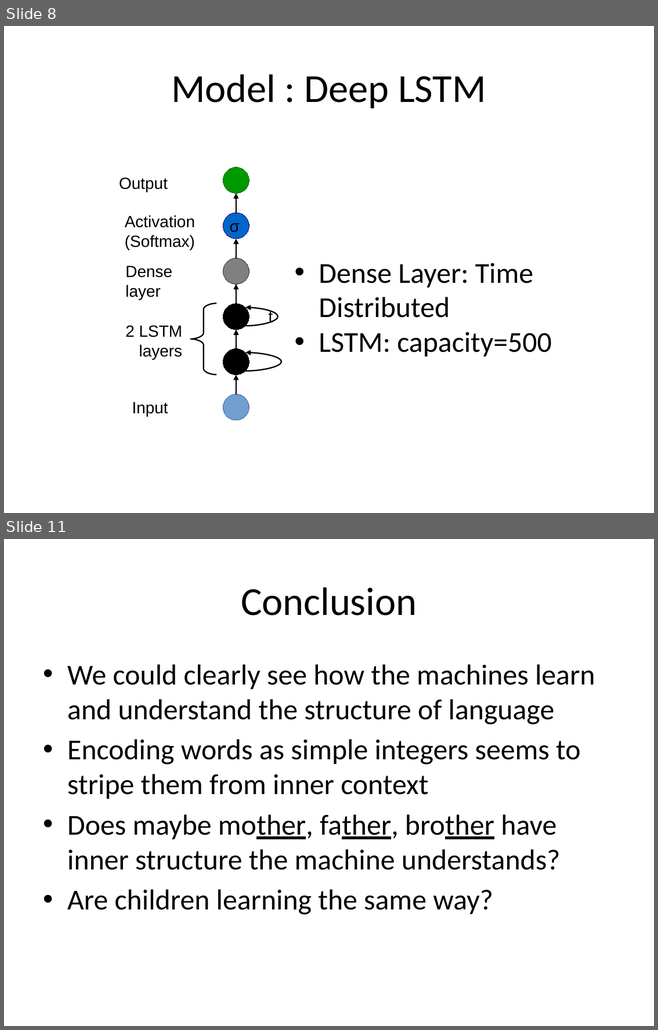
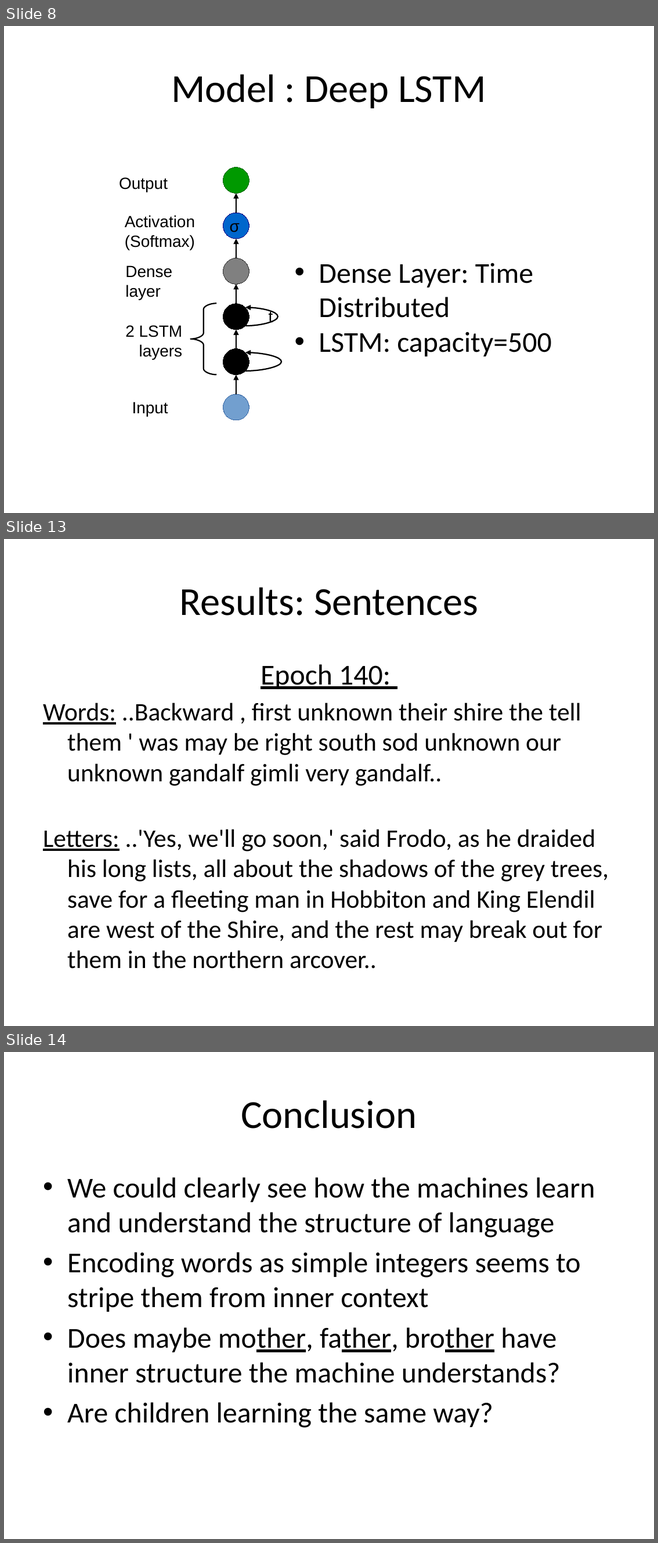
Before and after one commit to telecombcn-dl/2017-dlai-team8, a slide deck: Creative Writing 101.pptx. Shown one above the other, each under a label of ours: slides 8 and 11 before the commit, slides 8, 13 and 14 after it; the slides between them are not shown. The pictures are 658x1030 and 658x1543 pixels, drawn with LibreOffice and Linux fonts; fonts in the diff are those of the drawing. Boxes give left, top, right and bottom in pixels: in the first picture for what was removed or moved away, otherwise in the second. Text is boxed around its words. In the diff, an @@ line names an element or a change of style, - is before the commit and + after.

```diff
--- a/Creative Writing 101.pptx
+++ b/Creative Writing 101.pptx
@@ slide 13 added at [4, 539, 654, 1026], background #FFFFFF @@
@@ title added at [179, 587, 478, 616], 44 pt, text #000000 @@
+Results: Sentences
@@ text added at [43, 664, 608, 969], 28 pt, text #000000 @@
+Epoch 140:
+Words: ..Backward , first unknown their shire the tell them ' was may be right south sod unknown our unknown gandalf gimli very gandalf..
+Letters: ..'Yes, we'll go soon,' said Frodo, as he draided his long lists, all about the shadows of the grey trees, save for a fleeting man in Hobbiton and King Elendil are west of the Shire, and the rest may break out for them in the northern arcover..
@@ what was slide 11 is now slide 14 @@
```
Also in this commit, not shown: 2 slides changed, 3 other slides added, 1 slide removed, 1 other file.
